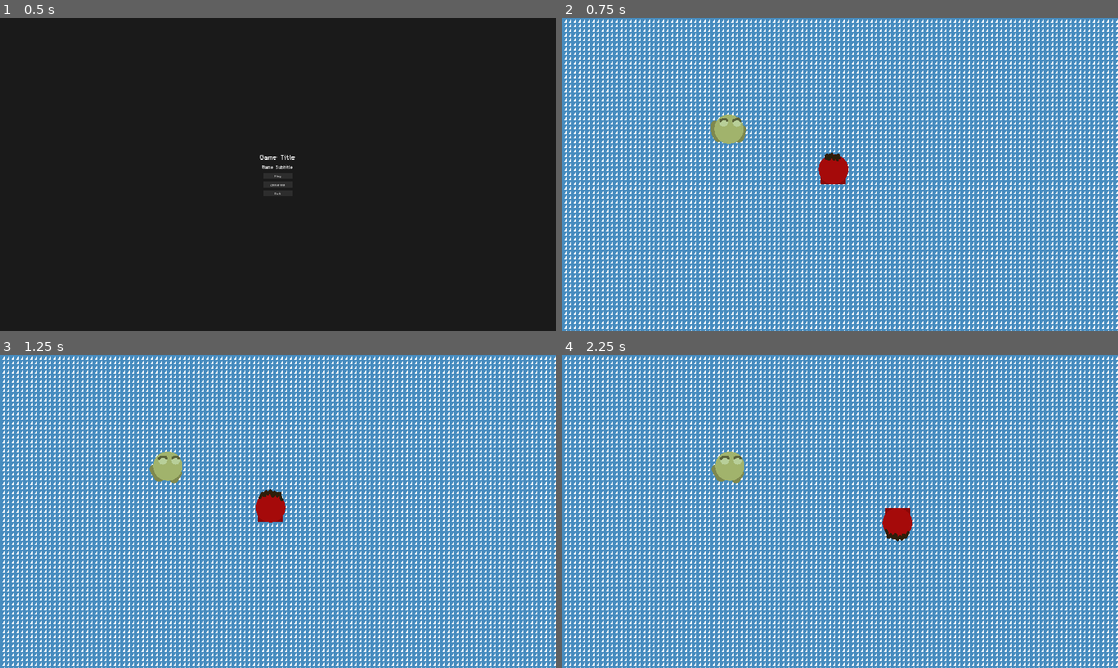
Above: before the commit, frames 1-4 (two rows, left to right).
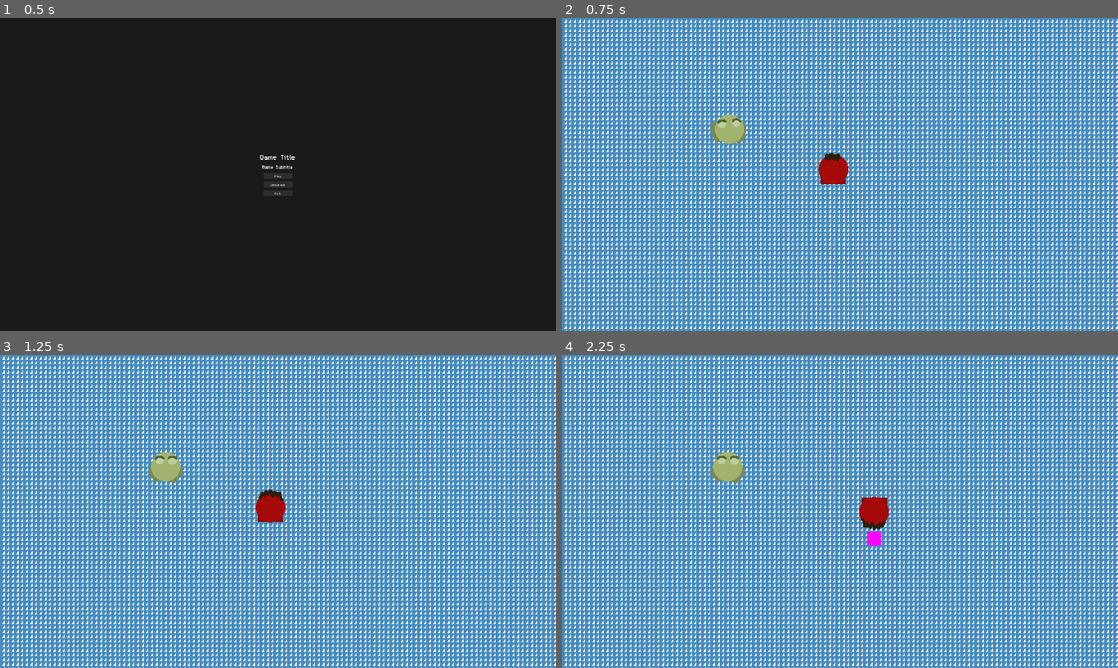
Above: after the commit, the same moments.

Repository: Splashy-Inc/amphibiwitch
Game: Godot game, scene res://SCENES/screen_manager.tscn
The game is run twice, just before and just after one commit, with the same random seed, the same clock (stepped at 60 frames per second) and the same inputs. The engine's default icon, where the game draws it, is replaced by a stand-in: a white triangle on a blue panel in a dark square.
Inputs (mouse positions are in pixels of both pictures, inside the frame that each line leads up to):
- Up to frame 1 (0.5 s): no input
- Up to frame 2 (0.75 s): click "Play" at 0.5 s
- Up to frame 3 (1.25 s): no input
- Up to frame 4 (2.25 s): tap Enter at 1.25 s; move the mouse to (962, 495) at 1.27 s; press the mouse at (962, 495) at 1.28 s; hold D (right) 1.28-2.03 s; move the mouse to (728, 527) at 2.02 s; release the mouse at (728, 527) at 2.03 s; hold S (down) from 2.03 s (still down); click (728, 527) at 2.1 s

Frame 1 is identical in both runs. In frame 2, less than 0.1% of the frame differs, in the area x 26-34%, y 30-41%; in frame 3, 0.2%; in frame 4, 1.1%, in the area x 26-63%, y 30-61%.

Commit message:
Player netting attack recognizing frog

Diff:
--- a/SCENES/frog.tscn
+++ b/SCENES/frog.tscn
@@ -70,11 +70,13 @@
 radius = 48.0
 
 [node name="Frog" type="CharacterBody2D"]
+collision_layer = 4
+collision_mask = 3
 
 [node name="AnimatedSprite2D" type="AnimatedSprite2D" parent="."]
 sprite_frames = SubResource("SpriteFrames_fns6b")
 autoplay = "default"
-frame_progress = 0.846624
+frame_progress = 0.337013
 
 [node name="CollisionShape2D" type="CollisionShape2D" parent="."]
 shape = SubResource("CircleShape2D_14s52")
--- a/SCENES/player.tscn
+++ b/SCENES/player.tscn
@@ -70,14 +70,41 @@
 [sub_resource type="CircleShape2D" id="CircleShape2D_1qrl0"]
 radius = 48.0
 
+[sub_resource type="CircleShape2D" id="CircleShape2D_rb82s"]
+radius = 24.0
+
+[sub_resource type="PlaceholderTexture2D" id="PlaceholderTexture2D_8jbok"]
+size = Vector2(48, 48)
+
 [node name="Player" type="CharacterBody2D"]
+collision_layer = 2
+collision_mask = 5
 script = ExtResource("1_m7osi")
 
 [node name="AnimatedSprite2D" type="AnimatedSprite2D" parent="."]
 sprite_frames = SubResource("SpriteFrames_h2eb6")
 animation = &"idle"
 autoplay = "idle"
-frame_progress = 0.762692
+frame_progress = 0.878261
 
 [node name="CollisionShape2D" type="CollisionShape2D" parent="."]
 shape = SubResource("CircleShape2D_1qrl0")
+
+[node name="NetAttackArea" type="Area2D" parent="."]
+position = Vector2(0, -88)
+collision_layer = 0
+collision_mask = 4
+
+[node name="CollisionShape2D" type="CollisionShape2D" parent="NetAttackArea"]
+shape = SubResource("CircleShape2D_rb82s")
+disabled = true
+
+[node name="AttackTime" type="Timer" parent="NetAttackArea"]
+wait_time = 0.25
+one_shot = true
+
+[node name="Sprite2D" type="Sprite2D" parent="NetAttackArea"]
+texture = SubResource("PlaceholderTexture2D_8jbok")
+
+[connection signal="body_entered" from="NetAttackArea" to="." method="_on_net_attack_area_body_entered"]
+[connection signal="timeout" from="NetAttackArea/AttackTime" to="." method="_on_attack_time_timeout"]
--- a/SCRIPTS/player.gd
+++ b/SCRIPTS/player.gd
@@ -1,15 +1,43 @@
 extends CharacterBody2D
 
+class_name Player
+
+@onready var net_attack_area: Area2D = $NetAttackArea
+@onready var net_collider: CollisionShape2D = $NetAttackArea/CollisionShape2D
+@onready var attack_time: Timer = $NetAttackArea/AttackTime
 
 const SPEED = 300.0
 
+var attacking := false
+
+func _ready() -> void:
+	net_attack_area.hide()
 
 func _physics_process(delta: float) -> void:
-	# Get the input direction and handle the movement/deceleration.
-	# As good practice, you should replace UI actions with custom gameplay actions.
-	var direction := Input.get_vector("left", "right", "up", "down").normalized()
-	velocity = direction * SPEED
-	if direction:
-		rotation = -direction.angle_to(Vector2.UP)
+	if not attacking:
+		# Get the input direction and handle the movement/deceleration.
+		# As good practice, you should replace UI actions with custom gameplay actions.
+		var direction := Input.get_vector("left", "right", "up", "down").normalized()
+		velocity = direction * SPEED
+		if direction:
+			rotation = -direction.angle_to(Vector2.UP)
 
-	move_and_slide()
+		move_and_slide()
+
+func _input(event: InputEvent) -> void:
+	if event.is_action_pressed("net") and attacking == false:
+		_use_net()
+
+func _use_net():
+	net_attack_area.show()
+	net_collider.disabled = false
+	attack_time.start()
+	attacking = true
+
+func _on_attack_time_timeout() -> void:
+	net_attack_area.hide()
+	net_collider.disabled = true
+	attacking = false
+
+func _on_net_attack_area_body_entered(body: Node2D) -> void:
+	print(body)
--- a/project.godot
+++ b/project.godot
@@ -60,6 +60,17 @@
 "events": [Object(InputEventKey,"resource_local_to_scene":false,"resource_name":"","device":-1,"window_id":0,"alt_press …(192 unchanged characters)…
 ]
 }
+net={
+"deadzone": 0.5,
+"events": [Object(InputEventMouseButton,"resource_local_to_scene":false,"resource_name":"","device":-1,"window_id":0,"alt_pressed":false,"shift_pressed":false,"ctrl_pressed":false,"meta_pressed":false,"button_mask":1,"position":Vector2(219, 12),"global_position":Vector2(228, 58),"factor":1.0,"button_index":1,"canceled":false,"pressed":true,"double_click":false,"script":null)
+]
+}
+
+[layer_names]
+
+2d_physics/layer_1="Obstacle"
+2d_physics/layer_2="Player"
+2d_physics/layer_3="Enemy"
 
 [physics]
 
Not shown: 1 places in SCENES/player.tscn that only renumber resources
